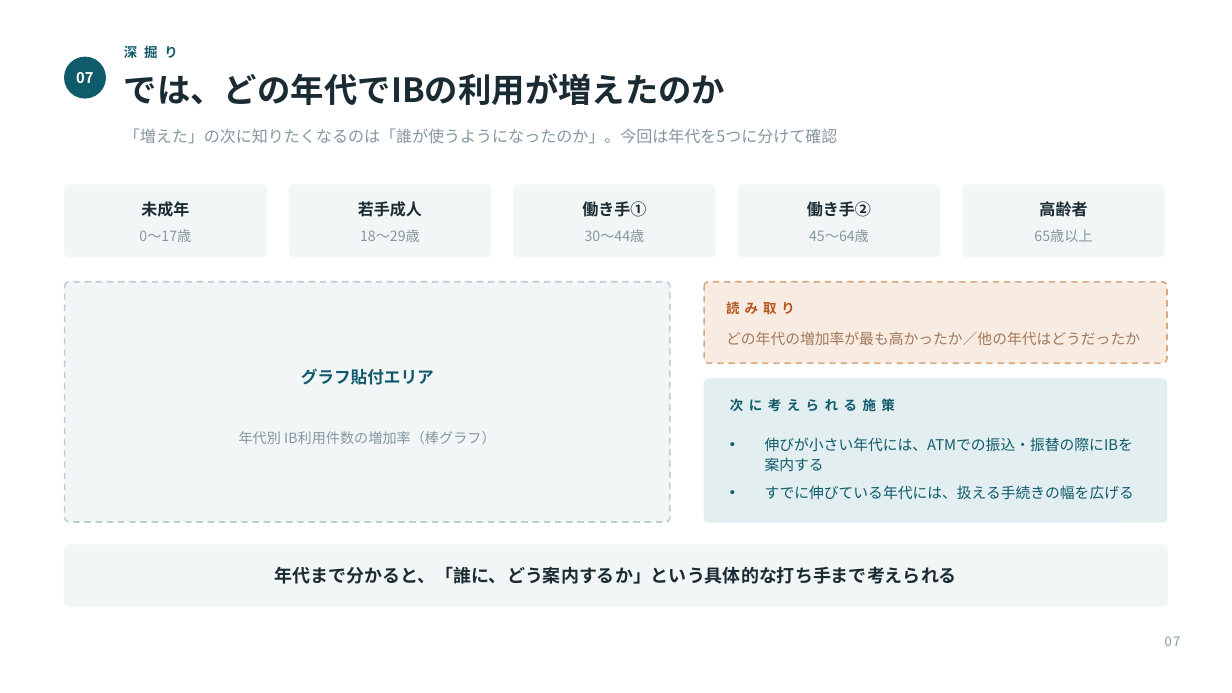
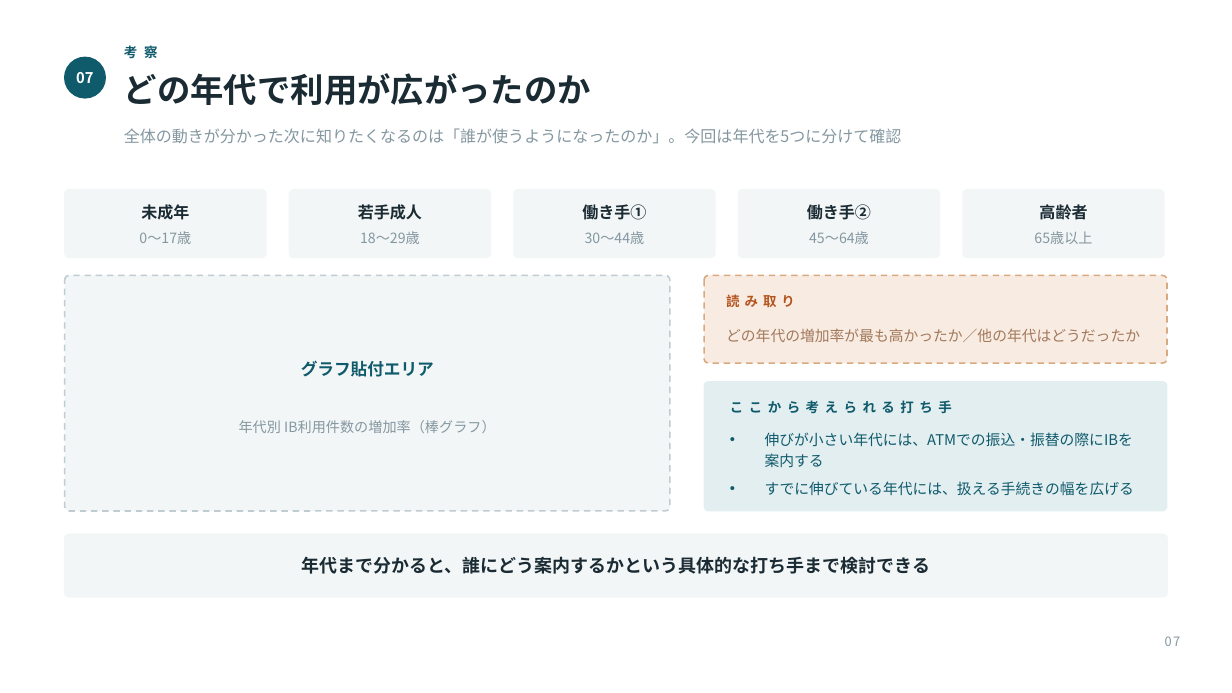
Before and after one commit to takumi66666/my-website, a slide deck: slide 7 of presentation/DYNATREK_成果発表.pptx. Drawn at 1232x693 pixels with LibreOffice and Linux fonts; fonts in the diff are those of the drawing. Boxes give left, top, right and bottom in pixels: in the first picture for what was removed or moved away, otherwise in the second. Text is boxed around its words. In the diff, an @@ line names an element or a change of style, - is before the commit and + after.

```diff
--- a/presentation/DYNATREK_成果発表.pptx
+++ b/presentation/DYNATREK_成果発表.pptx
@@ text at (124,43,157,61): text changed @@
-深 掘 り
+考 察
@@ text at (124,73,591,105): text changed @@
-では、どの年代でIBの利用が増えたのか
+どの年代で利用が広がったのか
@@ text at (124,128,902,144): text changed @@
-「増えた」の次に知りたくなるのは「誰が使うようになったのか」。今回は年代を5つに分けて確認
+全体の動きが分かった次に知りたくなるのは「誰が使うようになったのか」。今回は年代を5つに分けて確認
@@ 5 rounded rectangles: place and size @@
-5 rounded rectangles at (65,185,1165,257)
+5 rounded rectangles at (65,189,1165,258)
@@ rounded rectangle: place and size @@
-rounded rectangle at (65,282,670,522)
+rounded rectangle at (65,275,670,511)
@@ rounded rectangle: place and size @@
-rounded rectangle at (704,282,1167,363)
+rounded rectangle at (704,275,1167,363)
@@ text "読 み 取 り": place and size @@
-text "読 み 取 り" at (726,298,794,316)
+text "読 み 取 り" at (726,292,794,310)
@@ text "グラフ貼付エリア": place and size @@
-text "グラフ貼付エリア" at (301,368,434,385)
+text "グラフ貼付エリア" at (301,360,434,377)
@@ text "年代別 IB利用件数の増加率（棒グラフ）": place and size @@
-text "年代別 IB利用件数の増加率（棒グラフ）" at (239,431,495,444)
+text "年代別 IB利用件数の増加率（棒グラフ）" at (239,420,495,433)
@@ rounded rectangle: place and size @@
-rounded rectangle at (704,379,1167,522)
+rounded rectangle at (704,382,1167,511)
@@ text at (730,400,951,413): text changed @@
-次 に 考 え ら れ る 施 策
+こ こ か ら 考 え ら れ る 打 ち 手
@@ text "伸びが小さい年代には、ATMでの振込・振替の際にIBを案内する": place and size @@
-text "伸びが小さい年代には、ATMでの振込・振替の際にIBを案内する" at (765,437,1134,499)
+text "伸びが小さい年代には、ATMでの振込・振替の際にIBを案内する" at (765,432,1134,495)
@@ proportions changed in 9 elements at (65,189,266,258), (289,189,491,258), (514,189,715,258), (738,189,940,258), (963,189,1165,258), (704,275,1167,363), (704,382,1167,511), (65,275,670,511), (65,534,1167,597) @@
@@ rounded rectangle: place and size @@
-rounded rectangle at (65,545,1167,606)
+rounded rectangle at (65,534,1167,597)
@@ text at (301,556,930,574): text changed @@
-年代まで分かると、「誰に、どう案内するか」という具体的な打ち手まで考えられる
+年代まで分かると、誰にどう案内するかという具体的な打ち手まで検討できる
```
Also in this commit, not shown: 7 other slides changed, 1 other file.
